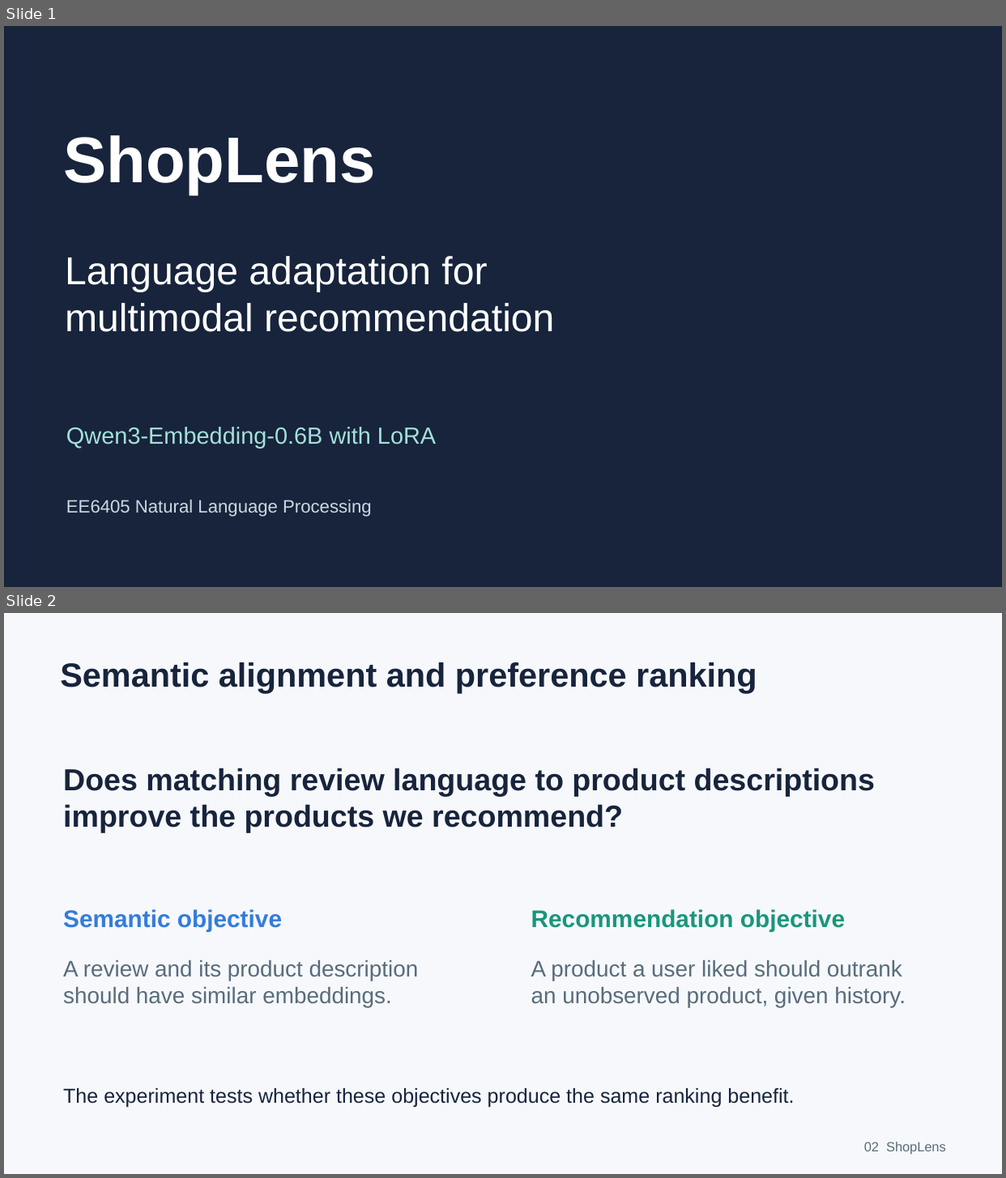
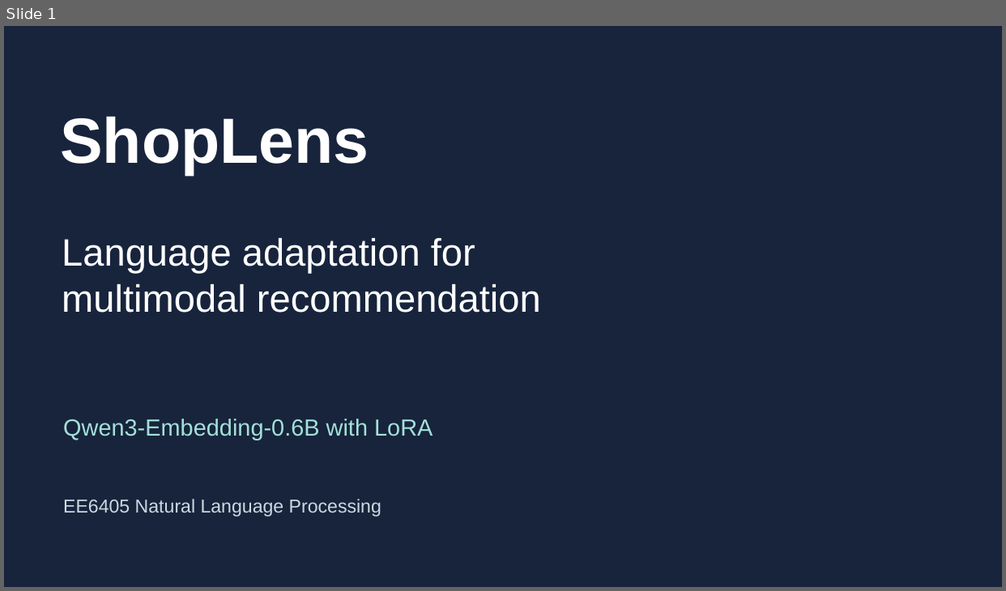
Before and after one commit to cjk041212/ShopLens, a slide deck: submission/ShopLens_Qwen_presentation.pptx. Shown one above the other, each under a label of ours: slides 1 and 2 before the commit, slide 1 after it. The pictures are 1006x1178 and 1006x591 pixels, drawn with LibreOffice and Linux fonts; fonts in the diff are those of the drawing. Boxes give left, top, right and bottom in pixels: in the first picture for what was removed or moved away, otherwise in the second. Text is boxed around its words. In the diff, an @@ line names an element or a change of style, - is before the commit and + after.

```diff
--- a/submission/ShopLens_Qwen_presentation.pptx
+++ b/submission/ShopLens_Qwen_presentation.pptx
@@ slide 2 removed at box(4, 613, 1002, 1174), background #F6F8FC @@
@@ text removed at box(60, 662, 756, 693) @@
-Semantic alignment and preference ranking
@@ text removed at box(63, 768, 875, 833) @@
-Does matching review language to product descriptions
-improve the products we recommend?
@@ text removed at box(63, 909, 282, 932) @@
-Semantic objective
@@ text removed at box(531, 909, 845, 932) @@
-Recommendation objective
@@ text removed at box(63, 960, 419, 1008) @@
-A review and its product description
-should have similar embeddings.
@@ text removed at box(531, 960, 906, 1008) @@
-A product a user liked should outrank
-an unobserved product, given history.
@@ text removed at box(63, 1088, 794, 1108) @@
-The experiment tests whether these objectives produce the same ranking benefit.
@@ text removed at box(864, 1142, 946, 1154) @@
-02 ShopLens
@@ slide 1 changed as well @@
@@ text "ShopLens": place and size @@
-text "ShopLens" at box(63, 135, 376, 194)
+text "ShopLens" at box(60, 116, 368, 175)
@@ text "ShopLens" at box(60, 116, 368, 175): size 62.2 to 61.5 pt @@
@@ text "Language adaptation for": place and size @@
-text "Language adaptation for" at box(65, 256, 554, 332)
+text "Language adaptation for" at box(62, 238, 541, 313)
@@ text "Language adaptation for" at box(62, 238, 541, 313): size 37.5 to 36.8 pt @@
@@ text "Qwen3-Embedding-0.6B with LoRA": place and size @@
-text "Qwen3-Embedding-0.6B with LoRA" at box(66, 427, 436, 449)
+text "Qwen3-Embedding-0.6B with LoRA" at box(63, 419, 432, 440)
@@ text "EE6405 Natural Language Processing" at box(63, 499, 381, 517): size 17.2 to 18 pt @@
```
Also in this commit, not shown: 3 other slides changed, 22 slides added, 7 other slides removed, 2 other files.
